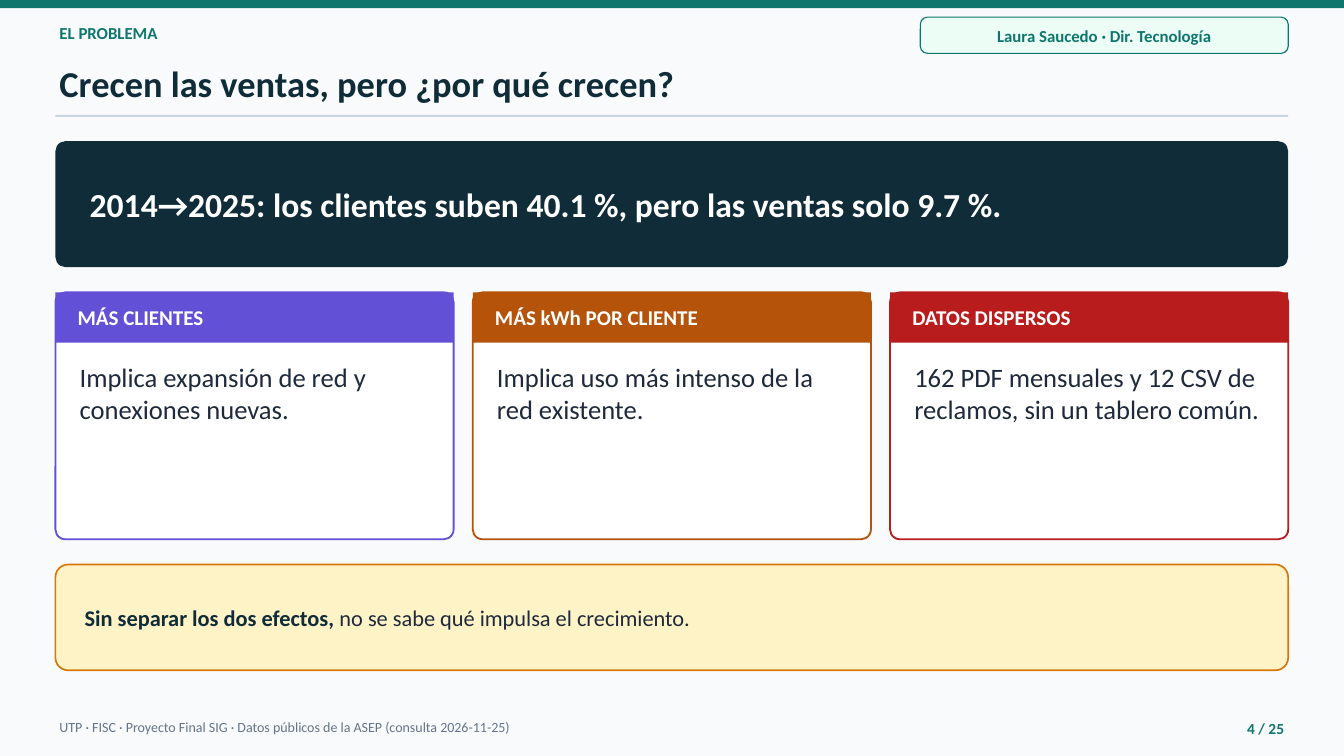
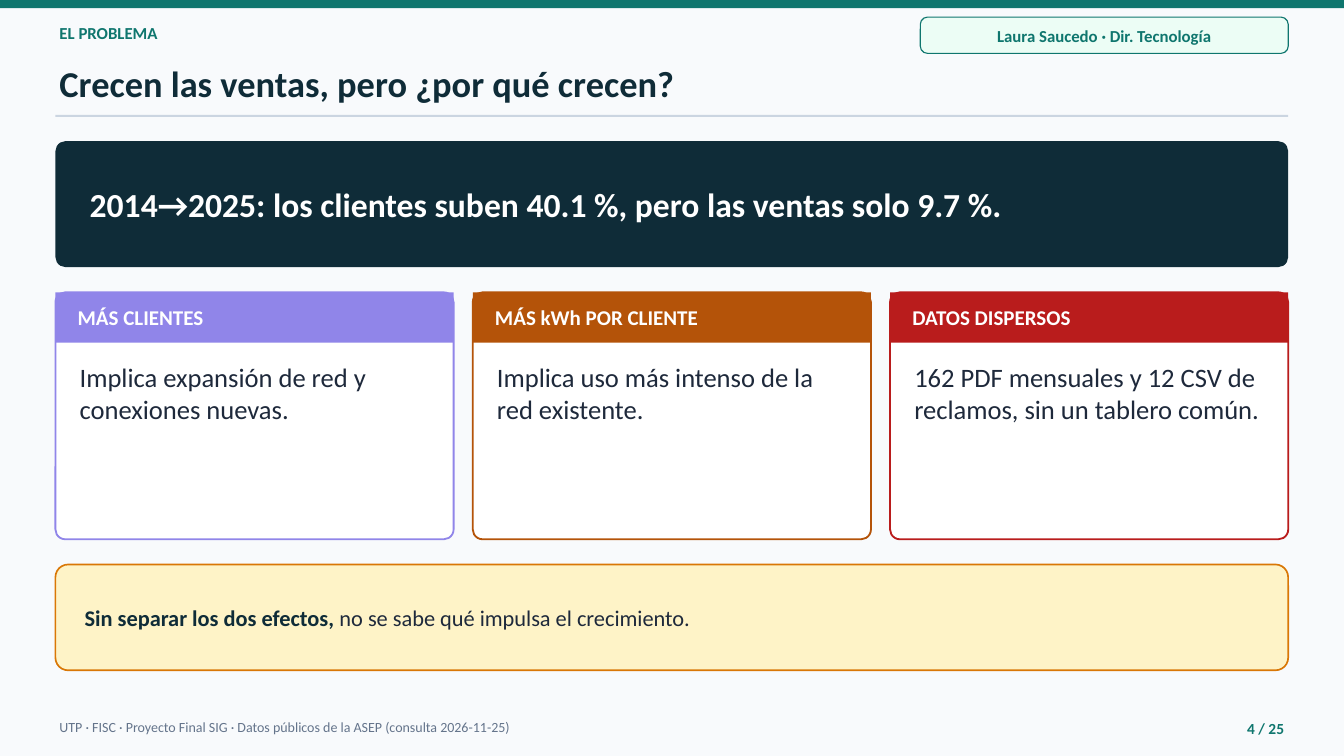
Before and after one commit to Samycaballero/sig-distribuidoras-asep, a slide deck: slide 4 of presentacion/Presentacion_SIG_Distribuidoras_ASEP.pptx. Drawn at 1344x756 pixels with LibreOffice and Linux fonts; fonts in the diff are those of the drawing. Boxes give left, top, right and bottom in pixels: in the first picture for what was removed or moved away, otherwise in the second. Text is boxed around its words. In the diff, an @@ line names an element or a change of style, - is before the commit and + after.

```diff
--- a/presentacion/Presentacion_SIG_Distribuidoras_ASEP.pptx
+++ b/presentacion/Presentacion_SIG_Distribuidoras_ASEP.pptx
@@ rounded rectangle at <box>55,292,454,539</box>: outline #6250D6 1.3 pt to #9085E9 1.3 pt @@
@@ rectangle at <box>55,292,454,343</box>: fill #6250D6 to #9085E9 @@
```
Also in this commit, not shown: 7 other slides changed, 7 other files.
